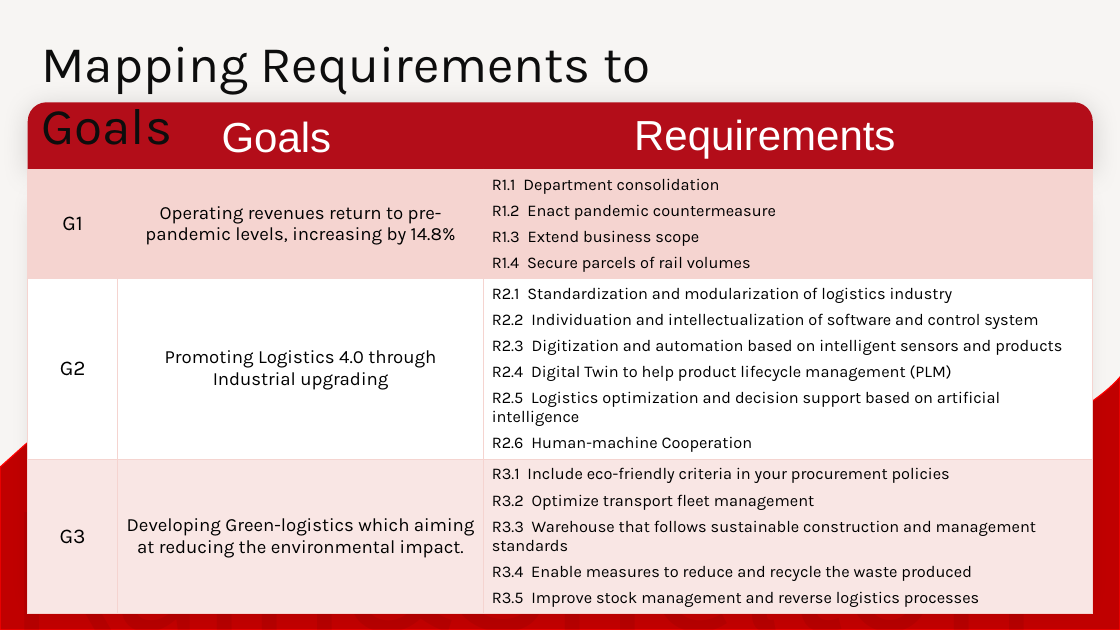
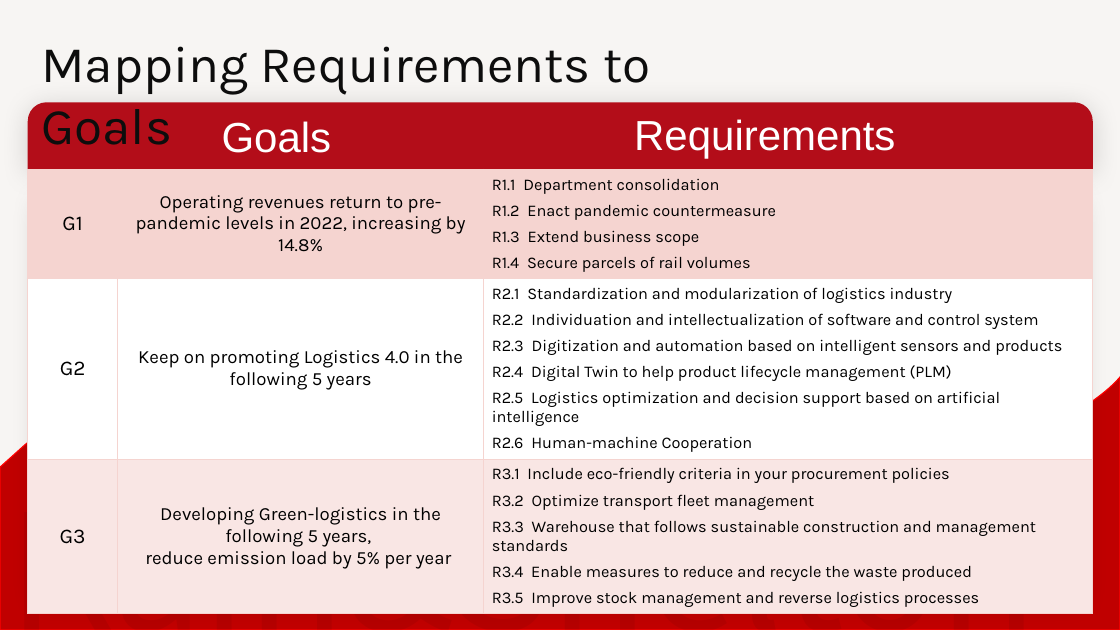
Before and after one commit to IsaacYaner/COMPStudy, a slide deck: slide 15 of GSOE9758/ASS/PPT mod.pptx. Drawn at 1120x630 pixels with LibreOffice and Linux fonts; fonts in the diff are those of the drawing. Boxes give left, top, right and bottom in pixels: in the first picture for what was removed or moved away, otherwise in the second. Text is boxed around its words. In the diff, an @@ line names an element or a change of style, - is before the commit and + after.

```diff
--- a/GSOE9758/ASS/PPT mod.pptx
+++ b/GSOE9758/ASS/PPT mod.pptx
@@ table at (28, 170, 1093, 611) @@
-row 1, column 2: Operating revenues return to pre-pandemic levels, increasing by 14.8%
+row 1, column 2: Operating revenues return to pre-pandemic levels in 2022, increasing by 14.8%
-row 2, column 2: Promoting Logistics 4.0 through Industrial upgrading
+row 2, column 2: Keep on promoting Logistics 4.0 in the following 5 years
-row 3, column 2: Developing Green-logistics which aiming at reducing the environmental impact.
+row 3, column 2: Developing Green-logistics in the following 5 years, / reduce emission load by 5% per year
```
Also in this commit, not shown: 3 other slides changed, 8 other files.
